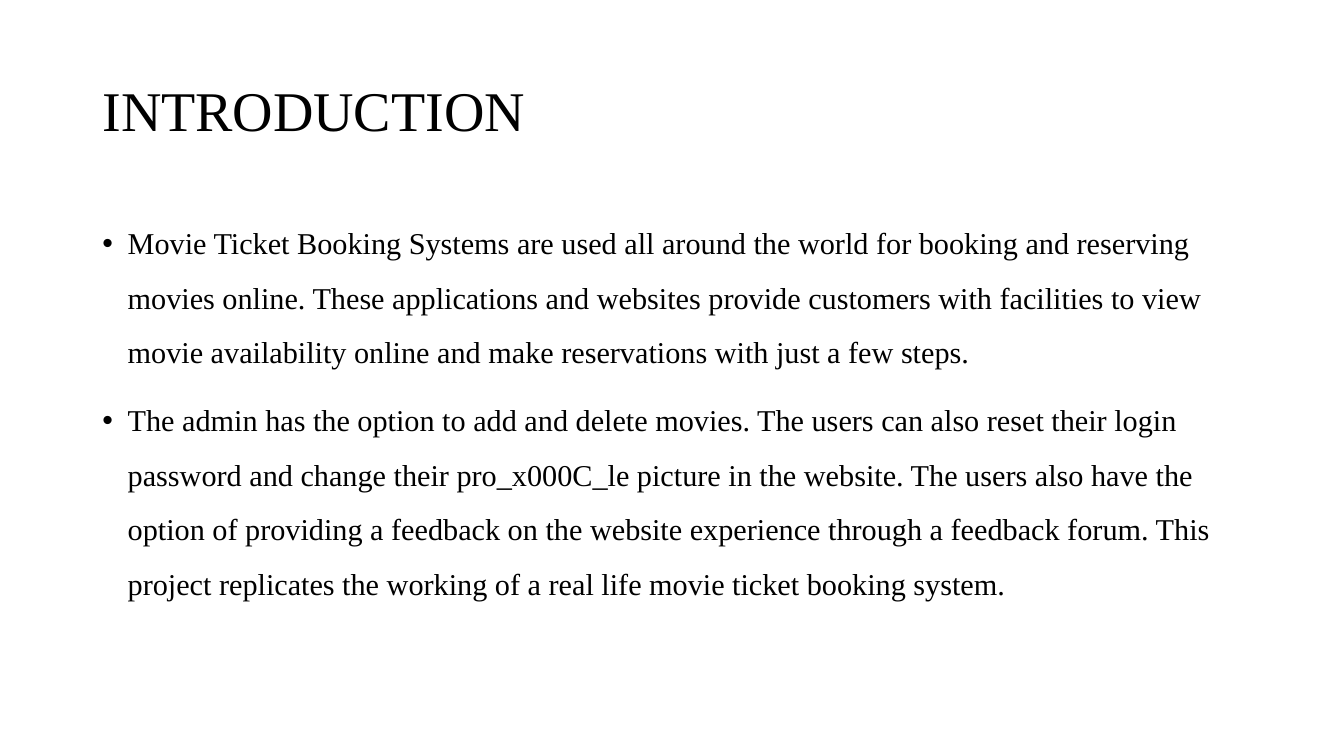
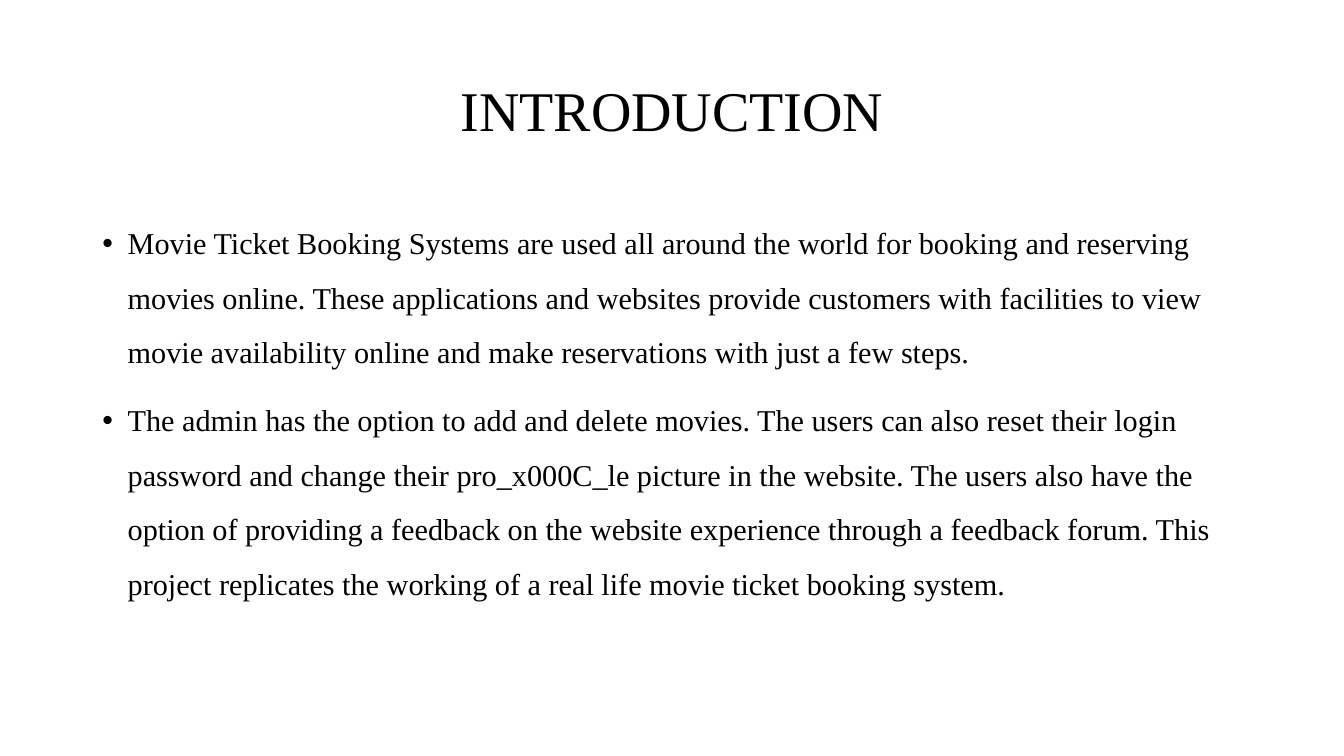
Before and after one commit to AnishSrm/DBMS-Movie-Ticket-Booking-System, a slide deck: slide 3 of MOVIE TICKET BOOKING SYSTEM.pptx. Drawn at 1344x756 pixels with LibreOffice and Linux fonts; fonts in the diff are those of the drawing. Boxes give left, top, right and bottom in pixels: in the first picture for what was removed or moved away, otherwise in the second. Text is boxed around its words. In the diff, an @@ line names an element or a change of style, - is before the commit and + after.

```diff
--- a/MOVIE TICKET BOOKING SYSTEM.pptx
+++ b/MOVIE TICKET BOOKING SYSTEM.pptx
@@ title "INTRODUCTION" at <box>461,94,883,132</box>: alignment left to centre @@
```
Also in this commit, not shown: 4 other slides changed.
